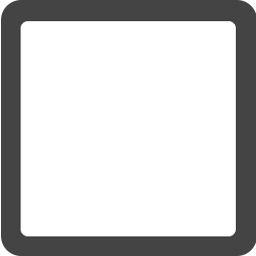
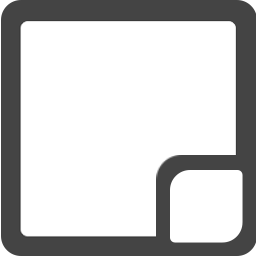
Comparing the layer stacks of the two 256x256 images. Changes:
added layer "Rectangle 1" above "Layer 1" over (170, 170, 243, 243)
added layer "Layer 1" above "Rounded Rectangle 1 copy" over (156, 155, 238, 238)
